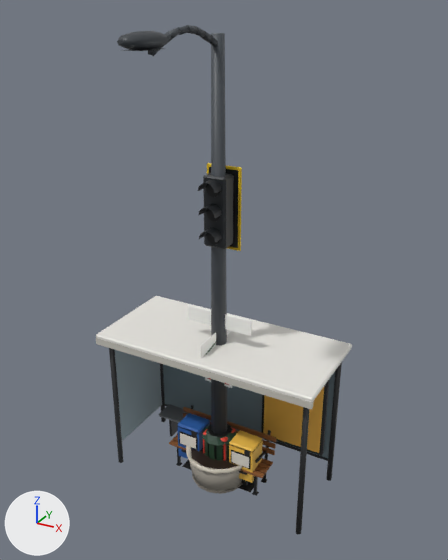
The glTF model public/palmera/props.glb as it was, and as the next commit left it.
Both versions are drawn from a camera (50 mm lens) standing at (4.17, -7.42, 7.4) and looking at (0.15, -0.1, 3.74). The lights are fixed; the arrows at lower left show +X, +Y and +Z. The older version comes first.

Objects in the first picture: 'prop_bench', 'prop_bin', 'prop_lamp', 'prop_news', 'prop_planter', 'prop_shelter', 'prop_sign', 'prop_signal'.
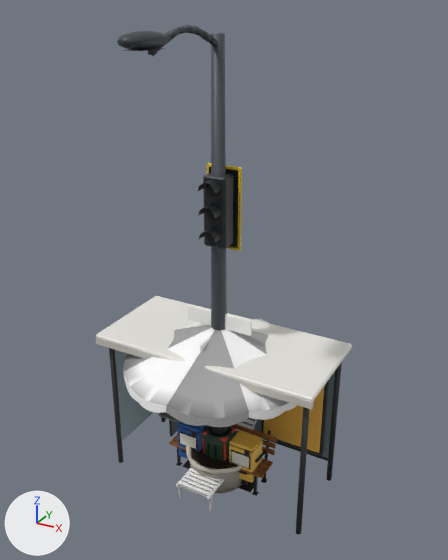
Pixel boxes (x1, y1, x2, y2) of what changed, in the pictures (448 x 560 px):
'prop_umbrella', added
    after: (123, 318, 296, 427)
'prop_lounger', added
    after: (176, 418, 257, 511)

Diff of the bpy script that builds the scene:
```diff
--- a/public/palmera/props.glb.py
+++ b/public/palmera/props.glb.py
@@ mat_defaultmaterial_011 @@
+mat_defaultmaterial_011 = bpy.data.materials.new('DefaultMaterial.011')
+mat_defaultmaterial_011.use_nodes = True; mat_defaultmaterial_011.node_tree.nodes.clear()
+_N = mat_defaultmaterial_011.node_tree.nodes; _L = mat_defaultmaterial_011.node_tree.links
+n0 = _N.new('ShaderNodeOutputMaterial'); n0.name = 'Material Output'
+n1 = _N.new('ShaderNodeBsdfPrincipled'); n1.name = 'Principled BSDF'
+n2 = _N.new('ShaderNodeVertexColor'); n2.name = 'Color Attribute'
+_L.new(n1.outputs[0], n0.inputs[0])  # 'BSDF' to 'Surface'
+_L.new(n2.outputs[0], n1.inputs[0])  # 'Color' to 'Base Color'
@@ me_prop_umbrella @@
+me_prop_umbrella.from_pydata(...)  # 1013 vertices, 1500 faces; spans x -1.51..1.51, y -1.51..1.51, z 0.0..3.0
+me_prop_umbrella.materials.append(mat_defaultmaterial_011)
@@ me_prop_lounger @@
+me_prop_lounger.from_pydata(...)  # 416 vertices, 700 faces; spans x -0.02..0.6, y -0.62..1.2, z -0.32..0.53
+me_prop_lounger.materials.append(mat_defaultmaterial_004)
@@ ob_prop_umbrella @@
+ob_prop_umbrella = bpy.data.objects.new('prop_umbrella', me_prop_umbrella)
+ob_prop_umbrella.location = (0.0, 0.0, 0.0)
@@ ob_prop_lounger @@
+ob_prop_lounger = bpy.data.objects.new('prop_lounger', me_prop_lounger)
+ob_prop_lounger.location = (-0.29, -0.27, 0.32)
```
